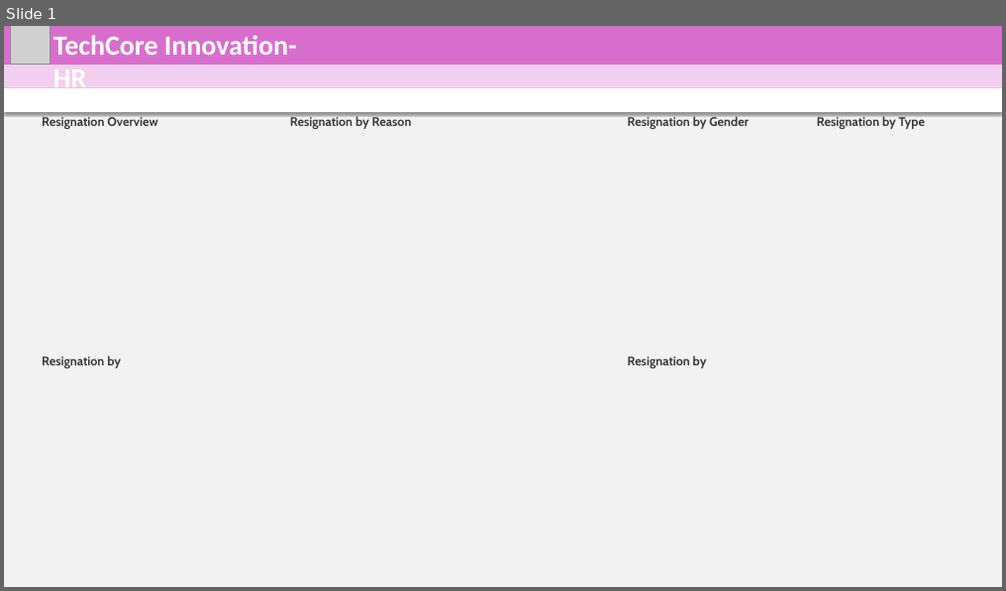
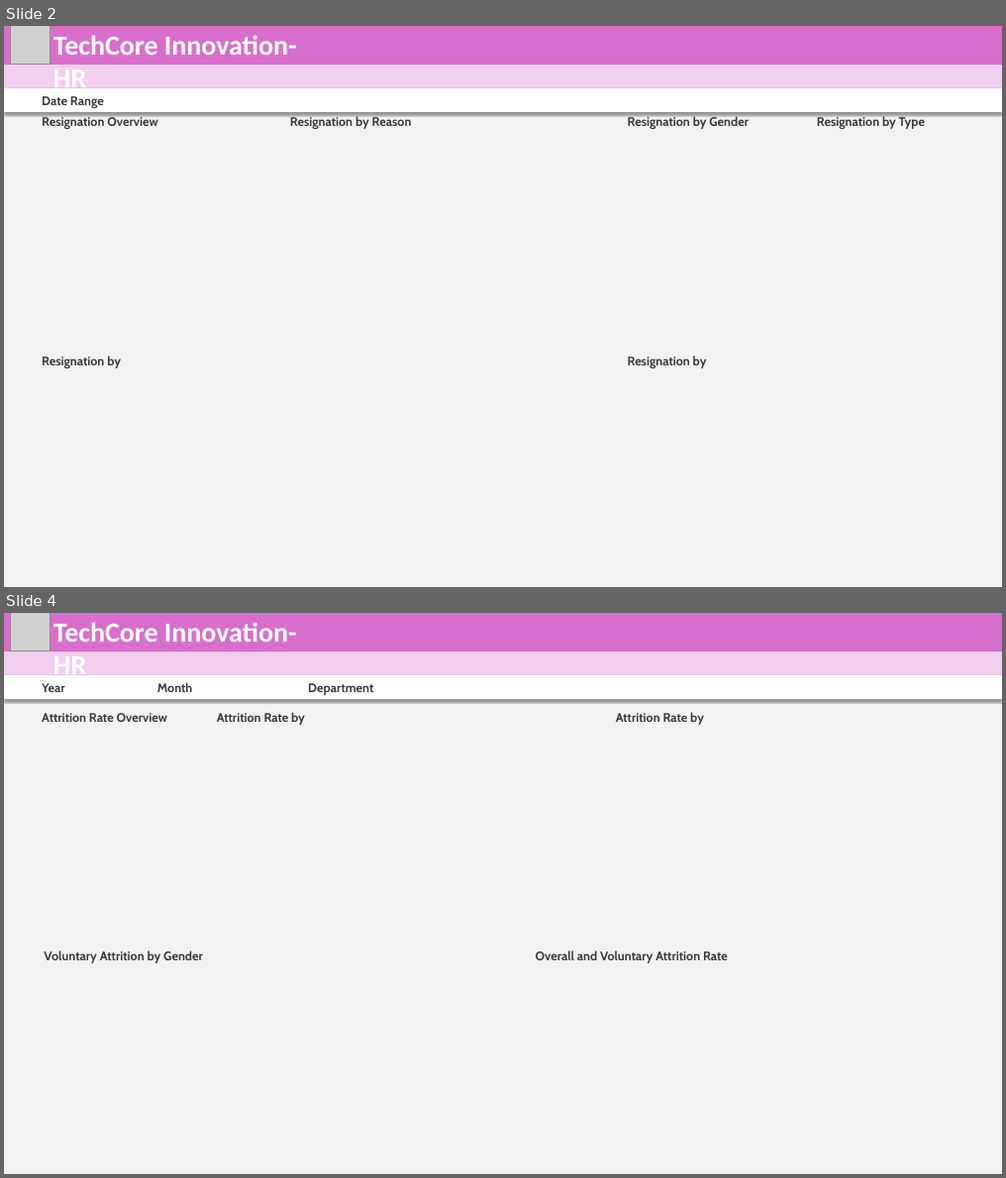
Before and after one commit to mmrnayan/HR-Analysis, a slide deck: New Microsoft PowerPoint Presentation.pptx. Shown one above the other, each under a label of ours: slide 1 before the commit, slides 2 and 4 after it; the slides between them are not shown. The pictures are 1006x591 and 1006x1178 pixels, drawn with LibreOffice and Linux fonts; fonts in the diff are those of the drawing; grey boxes stand for pictures. Boxes give left, top, right and bottom in pixels: in the first picture for what was removed or moved away, otherwise in the second. Text is boxed around its words. In the diff, an @@ line names an element or a change of style, - is before the commit and + after.

```diff
--- a/New Microsoft PowerPoint Presentation.pptx
+++ b/New Microsoft PowerPoint Presentation.pptx
@@ slide 4 added at <box>4,613,1002,1174</box>, background #F2F2F2 @@
@@ rectangle added at <box>4,613,1002,652</box>, fill #D86ECC @@
@@ picture added at <box>10,613,50,651</box> @@
@@ text added at <box>54,622,297,675</box>, 40 pt, text #FFFFFF, bold @@
+TechCore Innovation- HR
@@ rectangle added at <box>4,652,1002,675</box>, fill #F2CFEE @@
@@ rectangle added at <box>4,675,1002,699</box>, fill #FFFFFF @@
@@ text added at <box>42,683,65,692</box>, 18 pt, text #3A3A3A, bold @@
+Year
@@ text added at <box>157,682,193,692</box>, 18 pt, text #3A3A3A, bold @@
+Month
@@ text added at <box>308,683,373,695</box>, 18 pt, text #3A3A3A, bold @@
+Department
@@ text added at <box>42,713,167,722</box>, 18 pt, text #3A3A3A, bold @@
+Attrition Rate Overview
@@ text added at <box>217,712,305,725</box>, 18 pt, text #3A3A3A, bold @@
+Attrition Rate by
@@ text added at <box>616,712,704,725</box>, 18 pt, text #3A3A3A, bold @@
+Attrition Rate by
@@ rounded rectangle added at <box>16,736,990,947</box>, fill #F2F2F2 @@
@@ rounded rectangle added at <box>16,966,990,1168</box>, fill #F2F2F2 @@
@@ text added at <box>44,951,203,963</box>, 18 pt, text #3A3A3A, bold @@
+Voluntary Attrition by Gender
@@ text added at <box>536,951,728,963</box>, 18 pt, text #3A3A3A, bold @@
+Overall and Voluntary Attrition Rate
@@ what was slide 1 is now slide 2 @@
@@ slide 2 changed as well @@
@@ text added at <box>42,96,104,108</box>, 18 pt, text #3A3A3A, bold @@
+Date Range
```
Also in this commit, not shown: 1 other slide changed, 3 other slides added, 31 other files.
